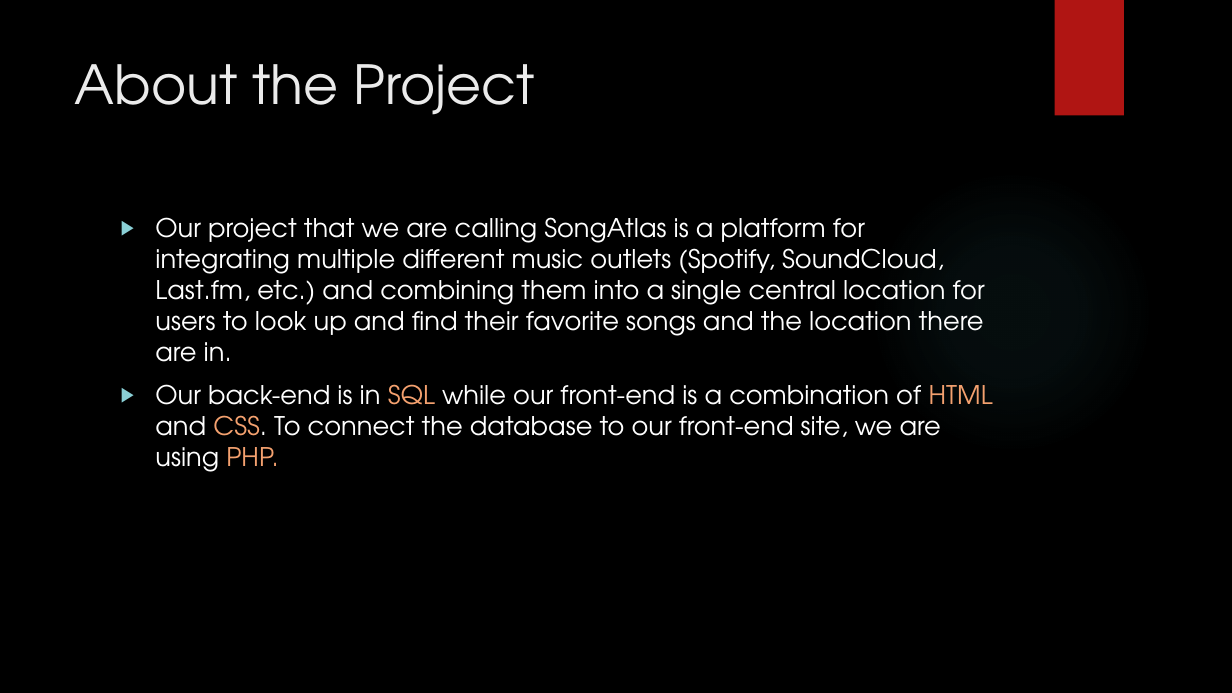
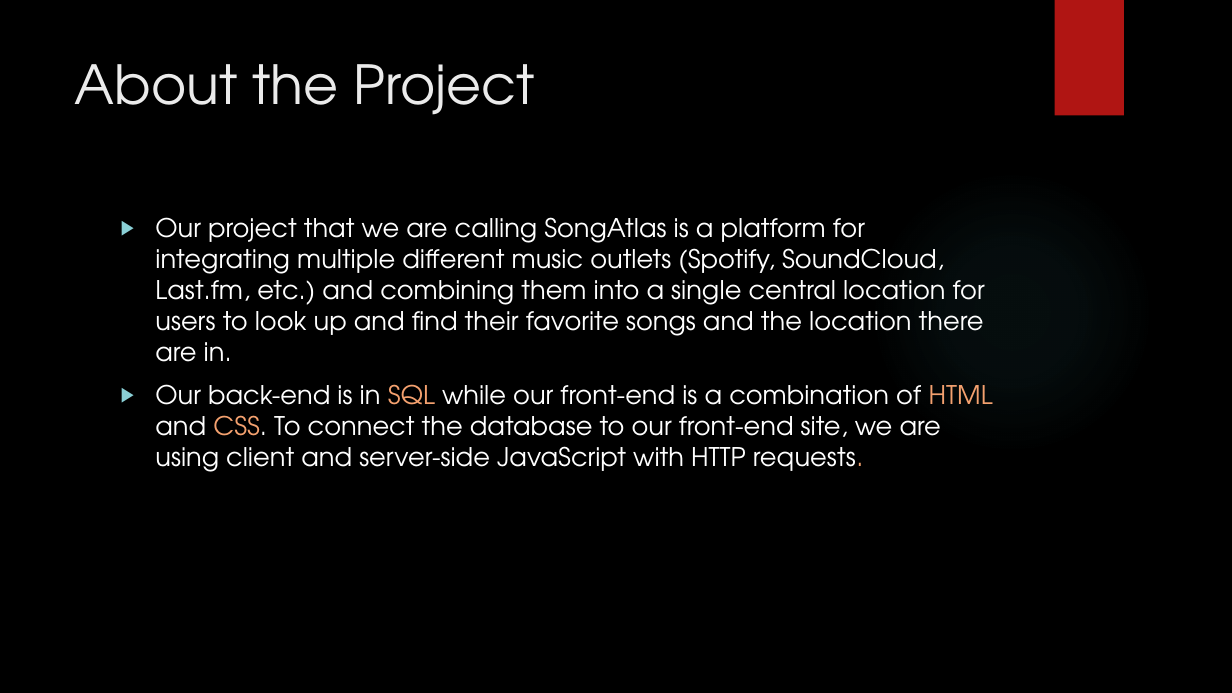
Before and after one commit to manningc13/SongAtlas, a slide deck: slide 2 of SongAtlasPresentation.pptx. Drawn at 1232x693 pixels with LibreOffice and Linux fonts; fonts in the diff are those of the drawing; background and template pictures are left out. Boxes give left, top, right and bottom in pixels: in the first picture for what was removed or moved away, otherwise in the second. Text is boxed around its words. In the diff, an @@ line names an element or a change of style, - is before the commit and + after.

```diff
--- a/SongAtlasPresentation.pptx
+++ b/SongAtlasPresentation.pptx
@@ text at (155,384,993,472): text changed @@
-▶ Our back-end is in SQL while our front-end is a combination of HTML and CSS. To connect the database to our front-end site, we are using PHP.
+▶ Our back-end is in SQL while our front-end is a combination of HTML and CSS. To connect the database to our front-end site, we are using client and server-side JavaScript with HTTP requests.
```
Also in this commit, not shown: 2 slides added.
